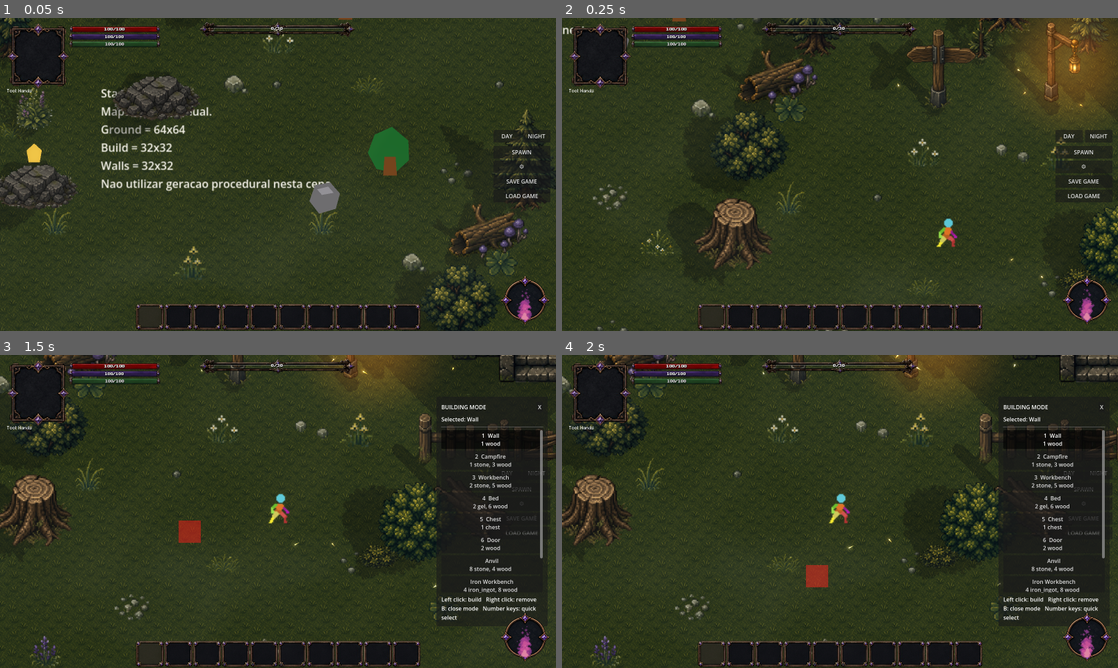
Above: before the commit, frames 1-4 (two rows, left to right).
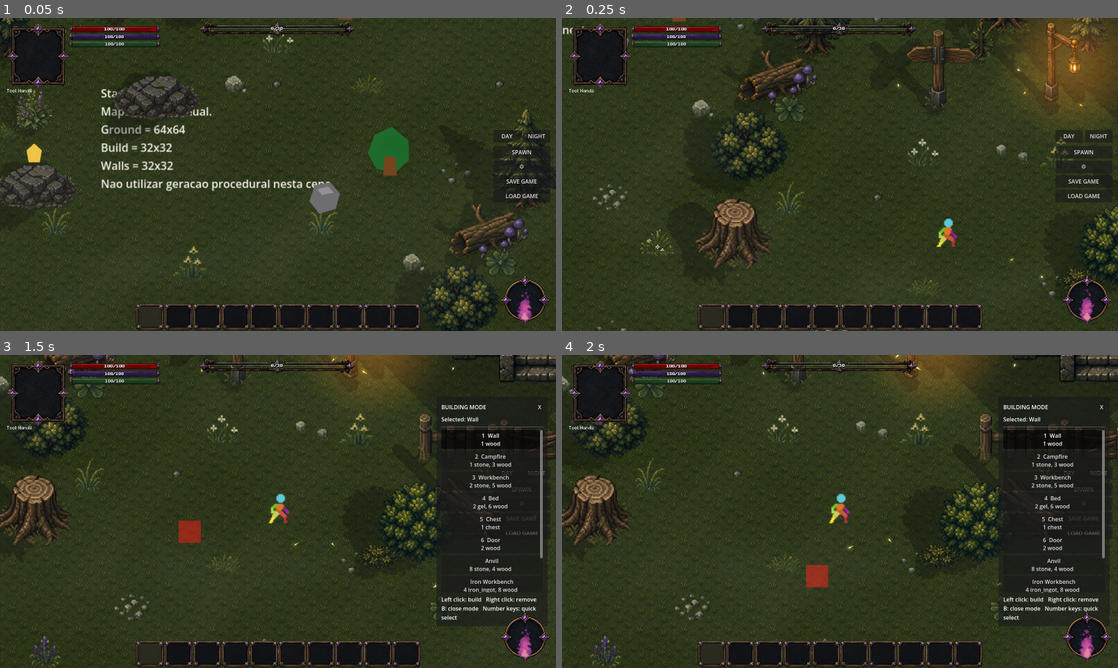
Above: after the commit, the same moments.

Repository: ramonsamagaio/Oathwake-Main
Game: Godot game, scene res://scenes/game/Game.tscn
Two runs of this game, one before a commit and one after it. Both use one fixed random seed, a clock stepped at 60 frames per second and the inputs below. This scene is started directly instead of the project's main scene.
Inputs (mouse positions are in pixels of both pictures, inside the frame that each line leads up to):
- Up to frame 1 (0.05 s): no input
- Up to frame 2 (0.25 s): no input
- Up to frame 3 (1.5 s): tap Enter at 0.5 s; move the mouse to (400, 495) at 0.52 s; hold D 0.53-1.25 s; tap B at 0.6 s; click (400, 495) at 0.67 s; tap Space at 0.77 s; drag from (166, 527) to (250, 574) at 1.27 s
- Up to frame 4 (2 s): no input

The runs differ from the first frame. In frame 1, 0.3% of the frame differs, in the area x 0-98%, y 0-95%; in frame 2, 0.3%; in frame 3, 0.3%; in frame 4, 0.3%, in the area x 1-79%, y 13-67%.

Commit message:
Refresh local-light emitter discovery only when the scene tree changes

Diff:
--- a/scripts/effects/LocalLightShadowDirector.gd
+++ b/scripts/effects/LocalLightShadowDirector.gd
@@ -6,7 +6,7 @@
 const EMITTER_GROUP := "world_light_emitter"
 
 var _elapsed := 0.0
-var _emitter_cache_elapsed := 0.0
+var _emitter_cache_dirty := true
 var _local_shadows: Dictionary = {}
 var _emitter_cache: Array[Dictionary] = []
 var _config: Dictionary = {}
@@ -16,16 +16,14 @@
 	add_to_group("local_light_shadow_director")
 	_reload_config()
 	_connect_content_reload()
+	_connect_tree_changes()
 	_refresh_emitter_cache()
 	set_process(true)
 
 
 func _process(delta: float) -> void:
-	var safe_delta := maxf(delta, 0.0)
-	_elapsed += safe_delta
-	_emitter_cache_elapsed += safe_delta
-	var cache_interval := maxf(float(_config.get("emitter_cache_interval", 0.50)), 0.10)
-	if _emitter_cache.is_empty() or _emitter_cache_elapsed >= cache_interval:
+	_elapsed += maxf(delta, 0.0)
+	if _emitter_cache_dirty or _emitter_cache.is_empty():
 		_refresh_emitter_cache()
 	var interval := maxf(float(_config.get("update_interval", 0.08)), 0.03)
 	if _elapsed < interval:
@@ -36,6 +34,7 @@
 
 func refresh_from_content() -> void:
 	_reload_config()
+	_emitter_cache_dirty = true
 	_refresh_emitter_cache()
 	_update_local_light_shadows()
 
@@ -69,6 +68,22 @@
 		var callback := Callable(self, "refresh_from_content")
 		if not content_db.content_reloaded.is_connected(callback):
 			content_db.content_reloaded.connect(callback)
+
+
+func _connect_tree_changes() -> void:
+	var tree := get_tree()
+	var added_callback := Callable(self, "_on_tree_node_changed")
+	var removed_callback := Callable(self, "_on_tree_node_changed")
+	if not tree.node_added.is_connected(added_callback):
+		tree.node_added.connect(added_callback)
+	if not tree.node_removed.is_connected(removed_callback):
+		tree.node_removed.connect(removed_callback)
+
+
+func _on_tree_node_changed(_node: Node) -> void:
+	# Rebuild once on the next process tick instead of traversing the scene tree
+	# periodically. Enabled state and energy are still checked from the cache.
+	_emitter_cache_dirty = true
 
 
 func _update_local_light_shadows() -> void:
@@ -173,7 +188,7 @@
 
 
 func _refresh_emitter_cache() -> void:
-	_emitter_cache_elapsed = 0.0
+	_emitter_cache_dirty = false
 	_emitter_cache.clear()
 	var seen: Dictionary = {}
 	for value in get_tree().get_nodes_in_group(EMITTER_GROUP):
